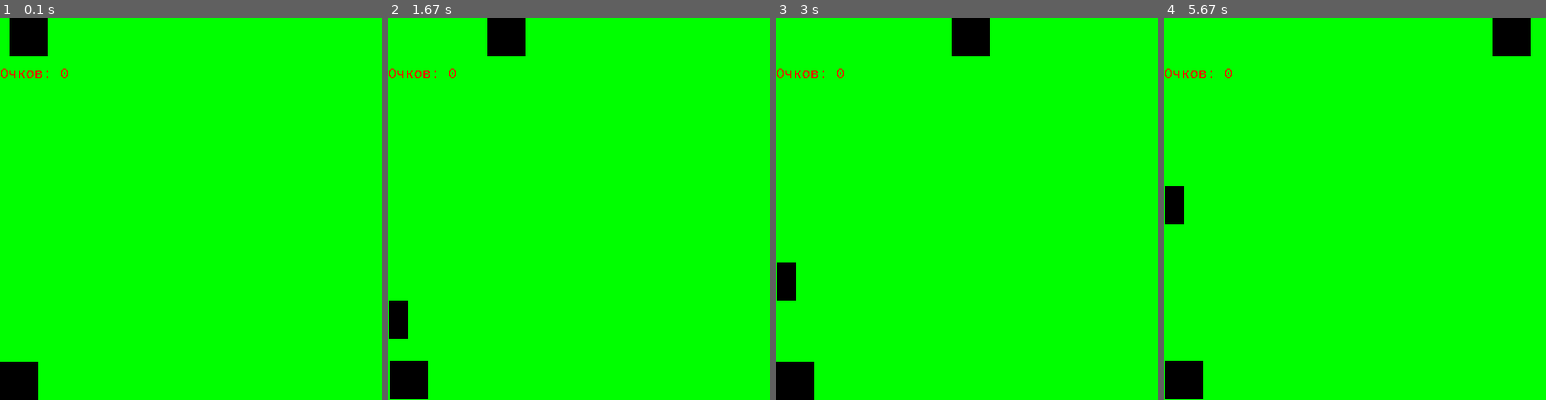
Above: before the commit, frames 1-4 (left to right).
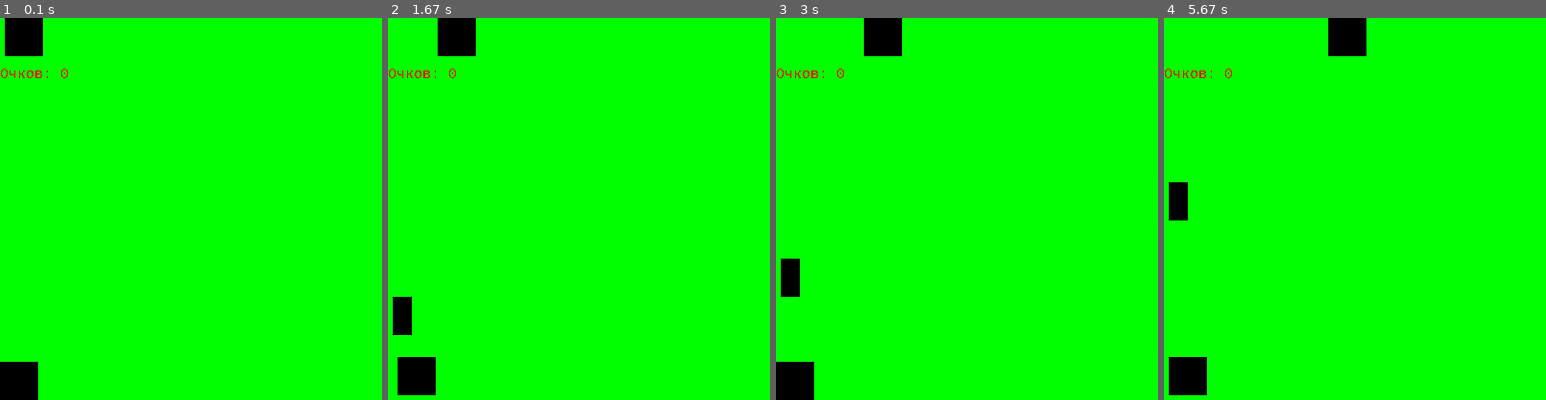
Above: after the commit, the same moments.

Repository: daucloudlab/pygame-demo-1
Game: pygame game, started from mygame.py
Two runs of this game, one before a commit and one after it. Both use one fixed random seed, a clock stepped at 60 frames per second and the inputs below.
Inputs:
- Up to frame 1 (0.1 s): no input
- Up to frame 2 (1.67 s): hold D 0.33-0.8 s; hold W 0.83-1.13 s; tap Space at 0.9, 1.23, 1.53 s; hold D 1.17-1.63 s
- Up to frame 3 (3 s): hold A 1.67-2.2 s; tap Space at 1.73, 2.03, 2.3, 2.63, 2.93 s; hold S 2.23-2.53 s; hold A 2.57-2.97 s
- Up to frame 4 (5.67 s): hold W 3-3.37 s; tap Space at 3.07, 3.47, 3.77, 4.13, 4.53, 4.83, 5.03, 5.33, 5.53 s; hold D 3.4-4.03 s; hold S 4.07-4.43 s; hold A 4.47-4.93 s; hold D 4.97-5.43 s; hold W from 5.47 s (still down)

The runs differ from the first frame. In frame 1, 0.2% of the frame differs, in the area x 1-13%, y 0-10%; in frame 2, 2.8%, in the area x 0-36%, y 0-100%; in frame 3, 2.3%; in frame 4, 2.7%.

Commit message:
соңғы нұсқасы

Diff:
--- a/mygame.py
+++ b/mygame.py
@@ -37,13 +37,13 @@
         if e.type == pygame.QUIT:
             done = True
         if e.type == pygame.KEYDOWN and e.key == pygame.K_s:
-            y_p += 1
+            y_p += 5
         if e.type == pygame.KEYDOWN and e.key == pygame.K_w:
-            y_p -= 1
+            y_p -= 5
         if e.type == pygame.KEYDOWN and e.key == pygame.K_a:
-            x_p -= 1
+            x_p -= 5
         if e.type == pygame.KEYDOWN and e.key == pygame.K_d:
-            x_p += 1
+            x_p += 5
         if e.type == pygame.KEYDOWN and e.key == pygame.K_SPACE:
             if strike == False:
                 strike = True
@@ -64,9 +64,9 @@
         y_a = 1000
 
     if right:
-        x_z += 1
+        x_z += 0.5
         if x_z > 400:
-            x_z -= 1
+            x_z -= 0.5
             right = False
     else:
         x_z -= 1
